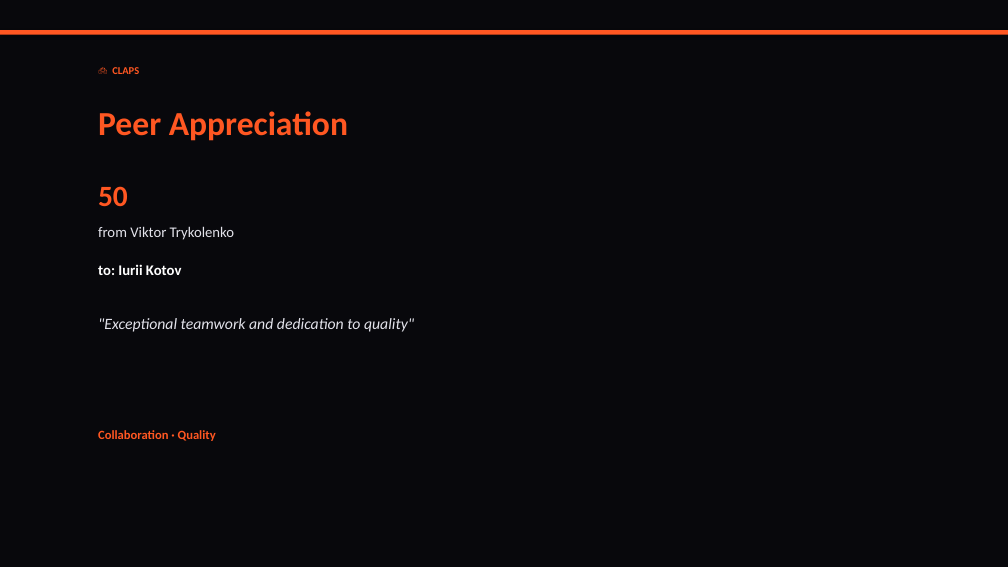
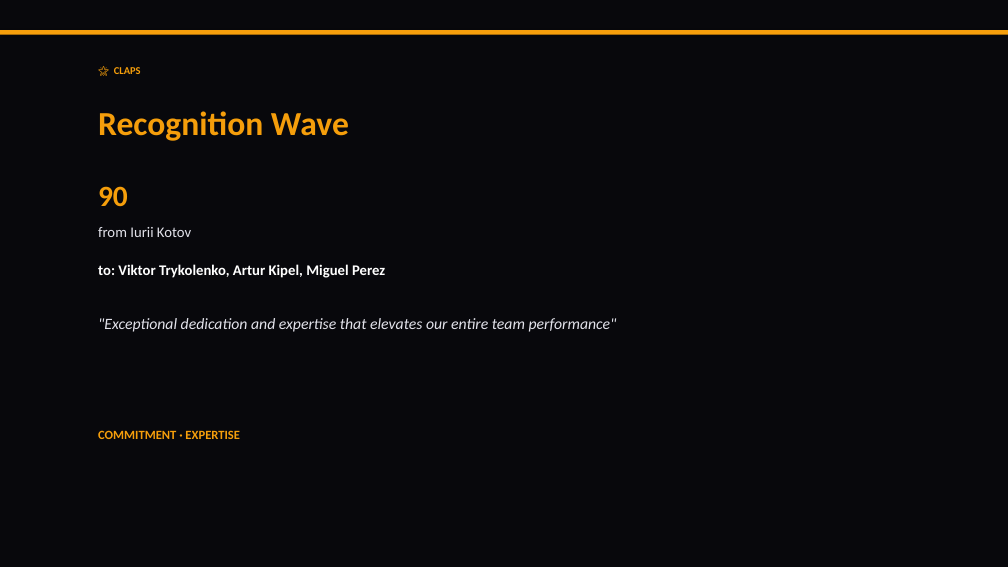
Before and after one commit to liliyagarifullina-maker/appodeal-pulse, a slide deck: slide 7 of data/archive/pulse_2026-03-16.pptx (slide 8 before the commit). Drawn at 1008x567 pixels with LibreOffice and Linux fonts; fonts in the diff are those of the drawing. Boxes give left, top, right and bottom in pixels: in the first picture for what was removed or moved away, otherwise in the second. Text is boxed around its words. In the diff, an @@ line names an element or a change of style, - is before the commit and + after.

```diff
--- a/data/archive/pulse_2026-03-16.pptx
+++ b/data/archive/pulse_2026-03-16.pptx
@@ rectangle at bbox=[0, 30, 1008, 35]: fill #FF5722 to #F59E0B @@
@@ text at bbox=[114, 67, 141, 74]: text changed; text colour #FF5722 to #F59E0B @@
-🙌 CLAPS
+🌟 CLAPS
@@ text at bbox=[98, 111, 349, 141]: text changed; text colour #FF5722 to #F59E0B @@
-Peer Appreciation
+Recognition Wave
@@ text at bbox=[98, 186, 128, 206]: text changed; text colour #FF5722 to #F59E0B @@
-50
+90
@@ text at bbox=[98, 227, 191, 237]: text changed; text colour #FFFFFF to #E2E2EA; bold off @@
-to: Iurii Kotov
+from Iurii Kotov
@@ text at bbox=[98, 264, 385, 278]: text changed; text colour #E2E2EA to #FFFFFF; bold on @@
-from Viktor Trykolenko
+to: Viktor Trykolenko, Artur Kipel, Miguel Perez
@@ text at bbox=[98, 318, 617, 332]: text changed @@
-"Exceptional teamwork and dedication to quality"
+"Exceptional dedication and expertise that elevates our entire team performance"
@@ text at bbox=[98, 430, 240, 439]: text changed; text colour #FF5722 to #F59E0B @@
-Collaboration · Quality
+COMMITMENT · EXPERTISE
```
Also in this commit, not shown: 11 other slides changed, 6 slides added, 13 slides removed, 2 other files.
